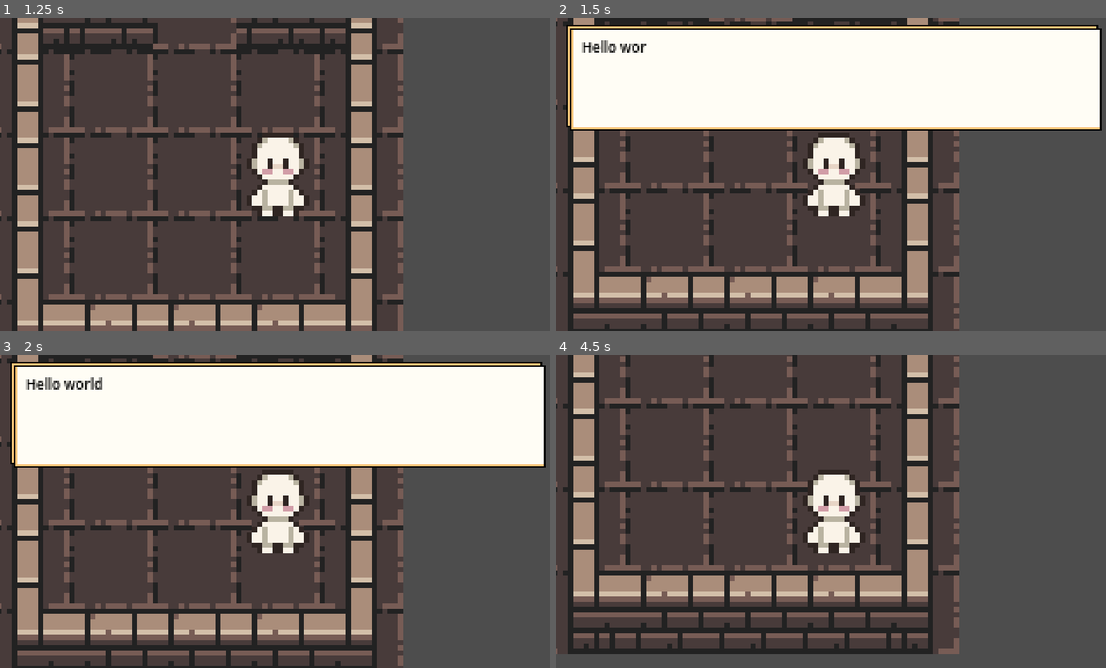
Above: before the commit, frames 1-4 (two rows, left to right).
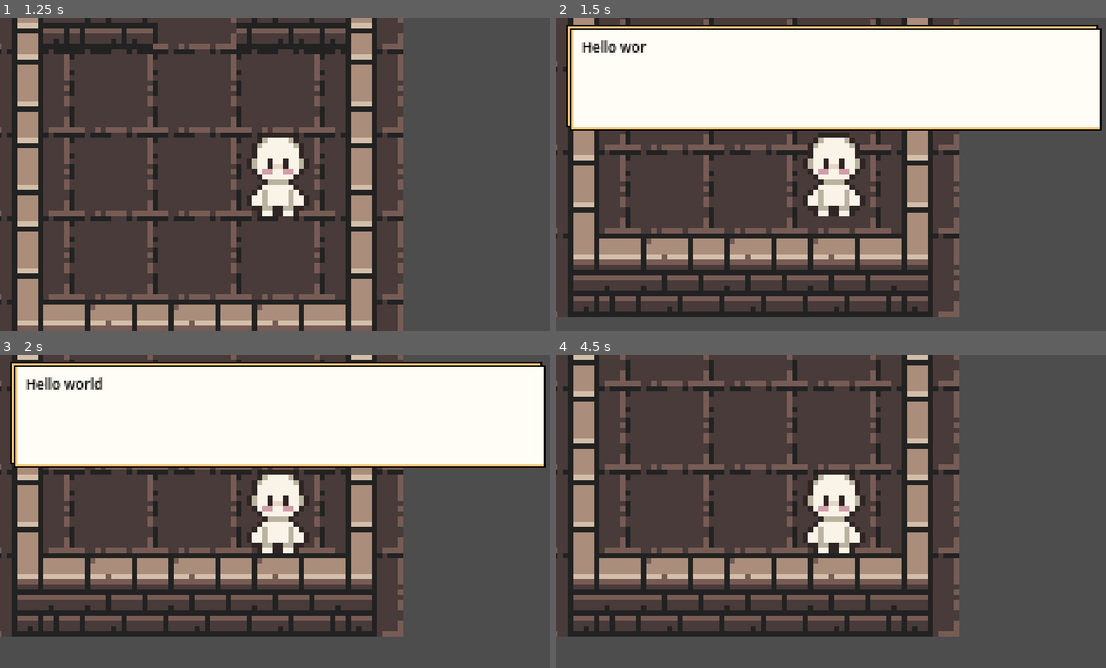
Above: after the commit, the same moments.

Repository: Spyobird/cyberthon-2026-godot
Game: Godot game, scene res://game.tscn
Same seed, same stepped clock (60 frames per second), same inputs: the game is played once before the commit and once after it.
Inputs:
- Up to frame 1 (1.25 s): tap Enter at 0.5 s; hold Right (ui_right) from 0.53 s (still down); tap Q (test_api) at 0.6 s
- Up to frame 2 (1.5 s): tap Space at 1.25 s; release Right (ui_right) at 1.28 s; hold Down (ui_down) from 1.28 s (still down); tap M (test_message) at 1.35 s
- Up to frame 3 (2 s): keep holding Down (ui_down)
- Up to frame 4 (4.5 s): tap Enter at 2, 4.25 s; release Down (ui_down) at 2.03 s; hold Right (ui_right) 2.03-2.78 s; tap E (use) at 2.1, 4.35 s; hold Up (ui_up) 2.78-3.53 s; tap Q (test_api) at 2.85 s; tap Space at 3.5 s; hold Left (ui_left) from 3.53 s (still down); tap M (test_message) at 3.6 s

Frame 1 is identical in both runs. In frame 2, 21% of the frame differs, in the area x 0-74%, y 0-100%; in frame 3, 24%; in frame 4, 25%, in the area x 0-74%, y 0-96%.

Commit message:
Added test popup with interaction with test enemy

Diff:
--- a/scenes/characters/enemies/enemy.gd
+++ b/scenes/characters/enemies/enemy.gd
@@ -8,3 +8,4 @@
 
 func _on_interacted(collider):
 	print("Interacted with ", collider)
+	GameManager.create_message_popup("This is an interactive popup!")
--- a/scenes/characters/enemies/enemy.tscn
+++ b/scenes/characters/enemies/enemy.tscn
@@ -18,6 +18,7 @@
 vframes = 5
 
 [node name="InteractableComponent" parent="." unique_id=1097145147 instance=ExtResource("2_cowpe")]
+is_collidable = false
 
 [node name="CollisionShape2D" type="CollisionShape2D" parent="InteractableComponent" unique_id=1022671631]
 position = Vector2(8, 8)
--- a/scenes/characters/player/player.gd
+++ b/scenes/characters/player/player.gd
@@ -15,8 +15,7 @@
 	_inventory.load_items(["magic wand"])
 
 func _physics_process(delta: float) -> void:
-	if not GameManager.is_player_movement_disabled: # TODO: handle here or in component?
-		_movement_component.process_movement(delta)
+	_movement_component.process_movement(delta)
 
 func _process(delta: float) -> void:
 	if Input.is_action_just_pressed("test_api"):
--- a/scenes/components/tile_based_movement_component.gd
+++ b/scenes/components/tile_based_movement_component.gd
@@ -13,7 +13,7 @@
 	_parent = parent
 
 func process_movement(delta: float):
-	if not is_moving:
+	if not is_moving and not GameManager.is_player_movement_disabled:
 		_process_player_input()
 	if _input_direction != Vector2.ZERO:
 		_move(delta)
